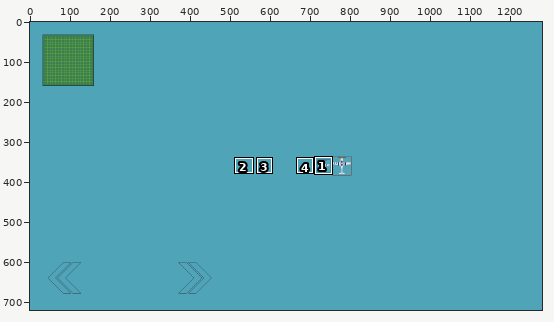
Edited in one commit: pixel-art file (Assets/Raw Assets/Concept-Two.aseprite). Above, an overview of the earlier version with the close-up marked.
Close-up. Before:
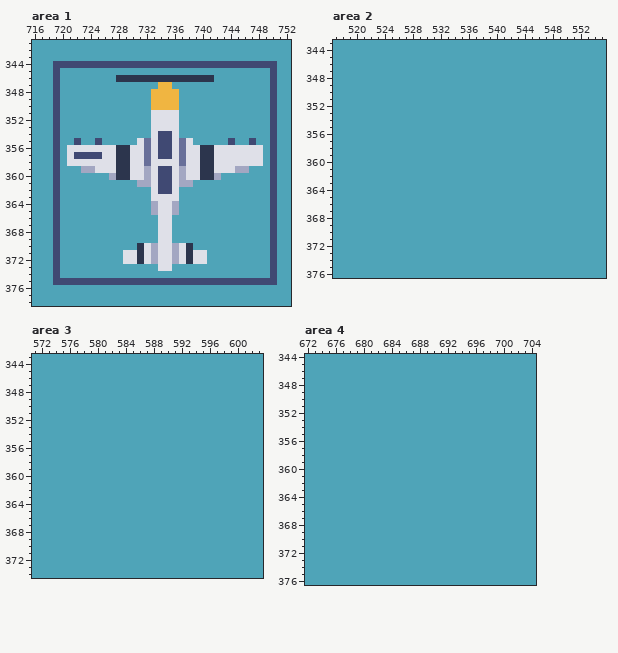
1280x720 pixels, 1 frame. Shown: area 1: x 716..752, y 341..378; area 2: x 517..555, y 343..376; area 3: x 571..603, y 343..374; area 4: x 672..704, y 344..376. The commit also changed other parts of the picture, which this record leaves out.
After:
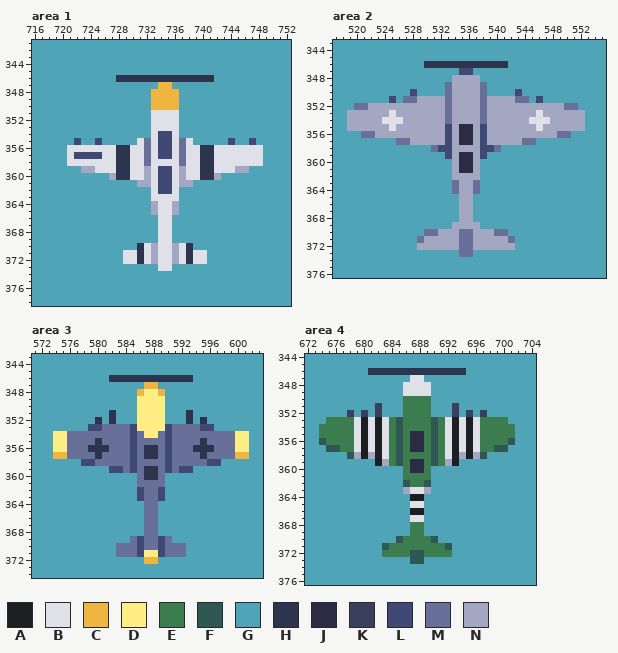
Palette (. is transparent): A #1b1f21  B #dfe0e8  C #f0b541  D #ffee83  E #3b7d4f  F #2f5753  G #4fa4b8  H #2c354d  J #2b2b45  K #3a3f5e  L #404973  M #686f99  N #a3a7c2
From old to new:
layer "P-51 Mustang/Layer 37" now hidden
layer "P-47 Thunderbolt/Layer 39" now shown
layer "Messerschmitt Bf 109/Layer 41" now shown
layer "Focke-Wulf Fw 190/Layer 43" now shown
Changed rows in their new state; - is an unchanged pixel.
Area 1:
first column x 719:
344 GGGGGGGGGGGGGGGGGGGGGGGGGGGGGGGG
345 G------------------------------G
346 G------------------------------G
347 G------------------------------G
348 G------------------------------G
349 G------------------------------G
350 G------------------------------G
351 G------------------------------G
352 G------------------------------G
353 G------------------------------G
354 G------------------------------G
355 G------------------------------G
356 G------------------------------G
357 G------------------------------G
358 G------------------------------G
359 G------------------------------G
360 G------------------------------G
361 G------------------------------G
362 G------------------------------G
363 G------------------------------G
364 G------------------------------G
365 G------------------------------G
366 G------------------------------G
367 G------------------------------G
368 G------------------------------G
369 G------------------------------G
370 G------------------------------G
371 G------------------------------G
372 G------------------------------G
373 G------------------------------G
374 G------------------------------G
375 GGGGGGGGGGGGGGGGGGGGGGGGGGGGGGGG
Area 2, layer "Focke-Wulf Fw 190/Layer 43":
first column x 519:
346 -----------HHHHHHHHHHHH-----------
347 ----------------LL----------------
348 ---------------NNNN---------------
349 --------------MNNNNM--------------
350 ---------L----MNNNNM----L---------
351 ------L-MMNNNNMNNNNMNNNNMM-L------
352 -MMNNNNNNNNNNNMNNNNMNNNNNNNNNNNMM-
353 NNNNNNBNNNNNNNMNNNNMNNNNNNNBNNNNNN
354 NNNNNBBBNNNNNNMNNNNMNNNNNNBBBNNNNN
355 NNNNNNBNNNNNNNLNJJNLNNNNNNNBNNNNNN
356 --MMNNNNNNNNNNLNJJNLNNNNNNNNNNMM--
357 -------MMNNNNNLNJJNLNNNNNMM-------
358 ------------MLLNNNNLLM------------
359 --------------LNJJNL--------------
360 ---------------NJJN---------------
361 ---------------NJJN---------------
362 ---------------NNNN---------------
363 ---------------MNNM---------------
364 ---------------MNNM---------------
365 ----------------NN----------------
366 ----------------NN----------------
367 ----------------NN----------------
368 ----------------NN----------------
369 ---------------NNNN---------------
370 -----------MMNNNMMNNNMM-----------
371 ----------MNNNNNMMNNNNNM----------
372 ----------NNNNNNMMNNNNNN----------
373 ----------------MM----------------
Area 3, layer "Messerschmitt Bf 109/Layer 41":
first column x 574:
346 --------HHHHHHHHHHHH--------
347 -------------CC-------------
348 ------------CDDC------------
349 ------------DDDD------------
350 ------------DDDD------------
351 --------H---DDDD---H--------
352 ------H-H---DDDD---H-H------
353 -----LLMMMMLDDDDLMMMMLL-----
354 DDMMMMMMMMMLMDDMLMMMMMMMMMDD
355 DDMMMMHMMMMLMMMMLMMMMHMMMMDD
356 DDMMMHHHMMMLMHHMLMMMHHHMMMDD
357 CCMMMMHMMMMLMHHMLMMMMHMMMMCC
358 ----LLMMMMMLMMMMLMMMMMLL----
359 --------LLMLMHHMLMLL--------
360 ------------MHHM------------
361 ------------MMMM------------
362 ------------LMML------------
363 ------------LMML------------
364 -------------MM-------------
365 -------------MM-------------
366 -------------MM-------------
367 -------------MM-------------
368 -------------MM-------------
369 -----------MLMMLM-----------
370 ---------MMMLMMLMMM---------
371 ---------MMMLDDLMMM---------
372 -------------CC-------------
Area 4, layer "P-47 Thunderbolt/Layer 39":
first column x 674:
346 -------HHHHHHHHHHHHHH-------
347 -------------BB-------------
348 ------------BBBB------------
349 ------------BBBB------------
350 ------------EEEE------------
351 --------K---EEEE---K--------
352 ----K-K-K---EEEE---K-K-K----
353 -EEEEBABABEFEEEEFEBABABEEEE-
354 EEEEEBABABEFEEEEFEBABABEEEEE
355 EEEEEBABABEFEJJEFEBABABEEEEE
356 FEEEEBABABEFEJJEFEBABABEEEEF
357 -FFEEBABABEFEJJEFEBABABEEFF-
358 ----FNANABEFEEEEFEBANANF----
359 --------ANEFEJJEFENA--------
360 ------------EJJE------------
361 ------------EEEE------------
362 ------------FEEF------------
363 ------------NBBN------------
364 -------------AA-------------
365 -------------BB-------------
366 -------------AA-------------
367 -------------BB-------------
368 -------------EE-------------
369 -------------EE-------------
370 -----------FEEEEF-----------
371 ---------FEEEEEEEEF---------
372 ---------EEEEFFEEEE---------
373 -------------FF-------------
Changed places in both close-ups, as pixel boxes (x1, y1, x2, y2):
changed: (53, 61, 277, 285)
changed: (347, 61, 585, 257)
changed: (53, 375, 249, 564)
changed: (319, 368, 515, 564)
